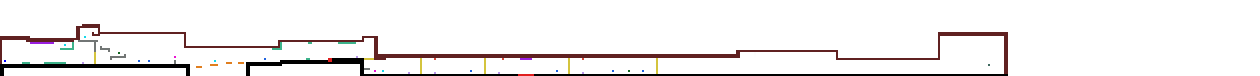
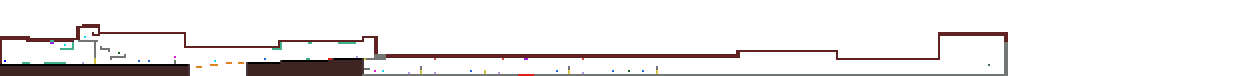
Layered file, before and after one edit (w=1260, h=76). Changes by layer:
painted on "Level 3 correto" over [0, 40, 1008, 76]
